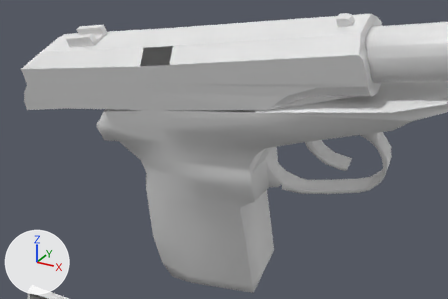
One commit to the OBJ model Vertex_Animation_Compiler/Assets/Makarov_Pistol_Reload149.obj: the scene before it, then after it.
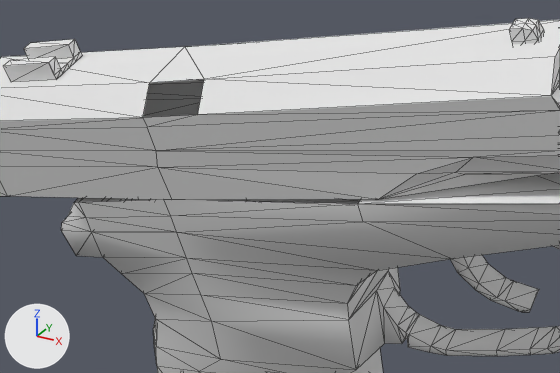
Old and new are each drawn from a 50 mm lens placed at (0.4619, -0.3023, 0.0078), pointed at (0.3657, -0.1273, -0.0797) and again close up on the part from 14% to 81% of the width and 1% to 68% of the height. Every picture has the same lights, and +X, +Y and +Z are marked at lower left. The close-ups show mesh edges as thin lines. Where no turn or scale is listed for an object, it has been applied to the vertices.

The first close-up shows 'Rest_of_the_gun_Sphere', 'Top_Slider_Sphere.001'.
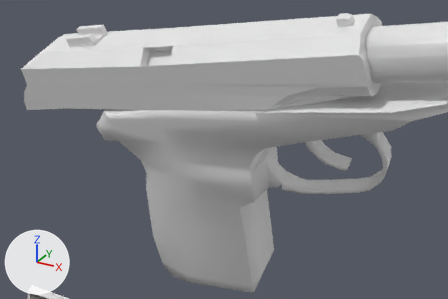
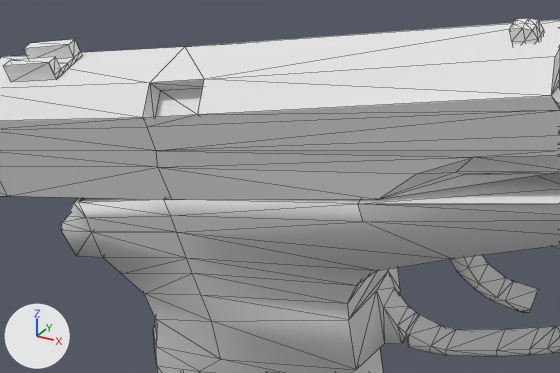
Changed parts and their boxes (x1, y1, x2, y2) in the close-ups (560 x 373 px):
part 1 of me_rest_of_the_gun_sphere, added: after (74, 198, 361, 204)
part 2 of me_top_slider_sphere_001, added: after (143, 79, 204, 118)

The change, as a list of edits to the scene's bpy script:
```text
Change me_rest_of_the_gun_sphere:
    where me_rest_of_the_gun_sphere.from_pydata(...)  # 272 vertices, 519 faces; spans x 0.3106..0.4565, y -0.1335..-0.0812, z -0.1591..-0.0255
    used by ob_rest_of_the_gun_sphere; location = (0.0, 0.0, 0.0)
    verts and faces of me_rest_of_the_gun_sphere; kept vertices keep their numbers, new ones are numbered from 272
    before: 164 (0.3782, -0.1082, -0.0545), 166 (0.3178, -0.1335, -0.0722) at pixel (73, 202), 175 (0.3192, -0.1335, -0.0718) at pixel (78, 202), 178 (0.3799, -0.1323, -0.0618) at pixel (357, 203), 179 (0.3397, -0.1333, -0.0677) at pixel (163, 199)
    before: 180 (0.3175, -0.1094, -0.0646), 181 (0.338, -0.1092, -0.0604), 183 (0.3161, -0.1094, -0.0649)
    me_rest_of_the_gun_sphere part 1
    add faces += [(164, 181, 179), (175, 179, 181), (166, 175, 183), (164, 179, 178), (175, 181, 180), (175, 180, 183)]
Change me_top_slider_sphere_001:
    used by ob_top_slider_sphere_001; location = (0.0, 0.0, 0.0)
    remove me_top_slider_sphere_001.from_pydata(...)  # 127 vertices, 227 faces; spans x 0.2778..0.4161, y -0.1399..-0.1089, z -0.0779..-0.0286
    add me_top_slider_sphere_001.from_pydata(...)  # 131 vertices, 237 faces; spans x 0.2778..0.4161, y -0.1399..-0.1089, z -0.0779..-0.0286
    me_top_slider_sphere_001 part 2
    4 vertices are added at (0.3516, -0.1351, -0.0505), (0.34, -0.1355, -0.0525), (0.3506, -0.1313, -0.0451), (0.339, -0.1316, -0.0471)
    10 new faces join them
```
